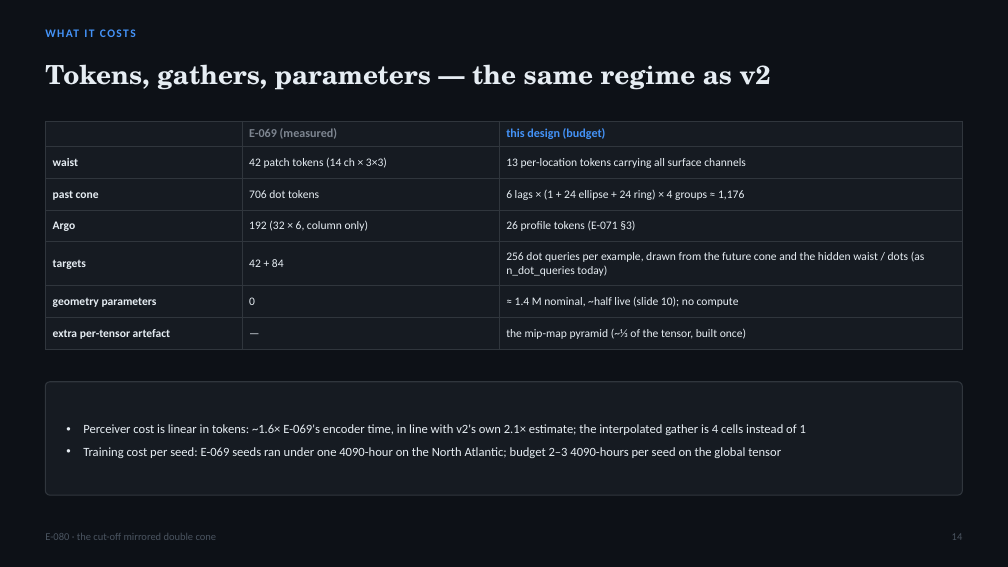
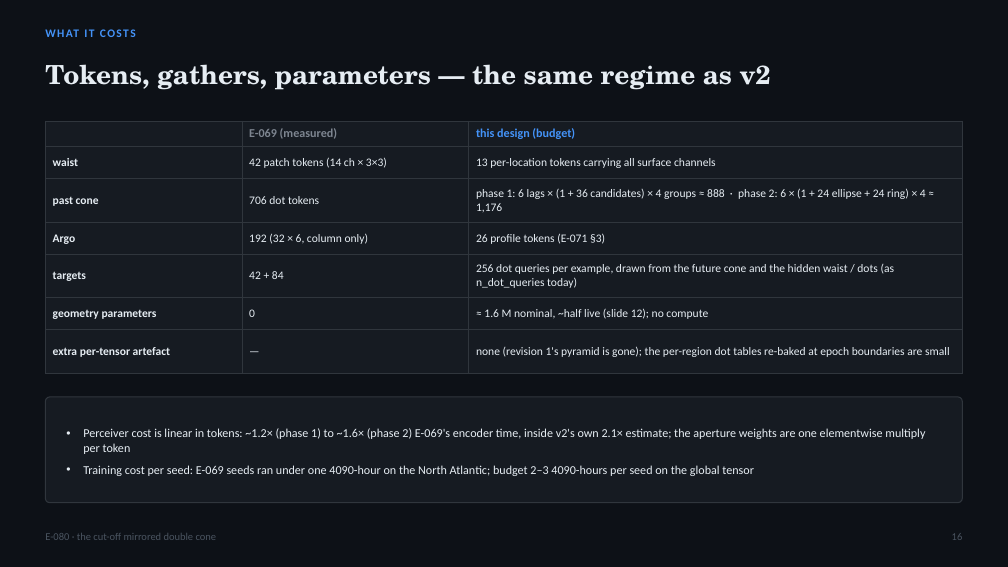
Before and after one commit to blauewelt/earth, a slide deck: slide 16 of ml/plans/E080_hourglass_cone_deck.pptx (slide 14 before the commit). Drawn at 1008x567 pixels with LibreOffice and Linux fonts; fonts in the diff are those of the drawing. Boxes give left, top, right and bottom in pixels: in the first picture for what was removed or moved away, otherwise in the second. Text is boxed around its words. In the diff, an @@ line names an element or a change of style, - is before the commit and + after.

```diff
--- a/ml/plans/E080_hourglass_cone_deck.pptx
+++ b/ml/plans/E080_hourglass_cone_deck.pptx
@@ table at [45,121,963,361] @@
-row 3, column 3: 6 lags × (1 + 24 ellipse + 24 ring) × 4 groups ≈ 1,176
+row 3, column 3: phase 1: 6 lags × (1 + 36 candidates) × 4 groups ≈ 888 · phase 2: 6 × (1 + 24 ellipse + 24 ring) × 4 ≈ 1,176
-row 6, column 3: ≈ 1.4 M nominal, ~half live (slide 10); no compute
+row 6, column 3: ≈ 1.6 M nominal, ~half live (slide 12); no compute
-row 7, column 3: the mip-map pyramid (~⅓ of the tensor, built once)
+row 7, column 3: none (revision 1's pyramid is gone); the per-region dot tables re-baked at epoch boundaries are small
@@ rounded rectangle: place and size @@
-rounded rectangle at [45,382,963,495]
+rounded rectangle at [45,397,963,503]
@@ rounded rectangle at [45,397,963,503]: proportions changed @@
@@ text at [83,428,925,454]: text changed; size 12 to 11.5 pt @@
-• Perceiver cost is linear in tokens: ~1.6× E-069's encoder time, in line with v2's own 2.1× estimate; the interpolated gather is 4 cells instead of 1
+• Perceiver cost is linear in tokens: ~1.2× (phase 1) to ~1.6× (phase 2) E-069's encoder time, inside v2's own 2.1× estimate; the aperture weights are one elementwise multiply per token
@@ text at [83,465,754,476]: size 12 to 11.5 pt in "Training cost per seed: E-069 seeds ran ..." @@
```
Also in this commit, not shown: 10 other slides changed, 3 slides added, 1 slide removed, 8 other files.
